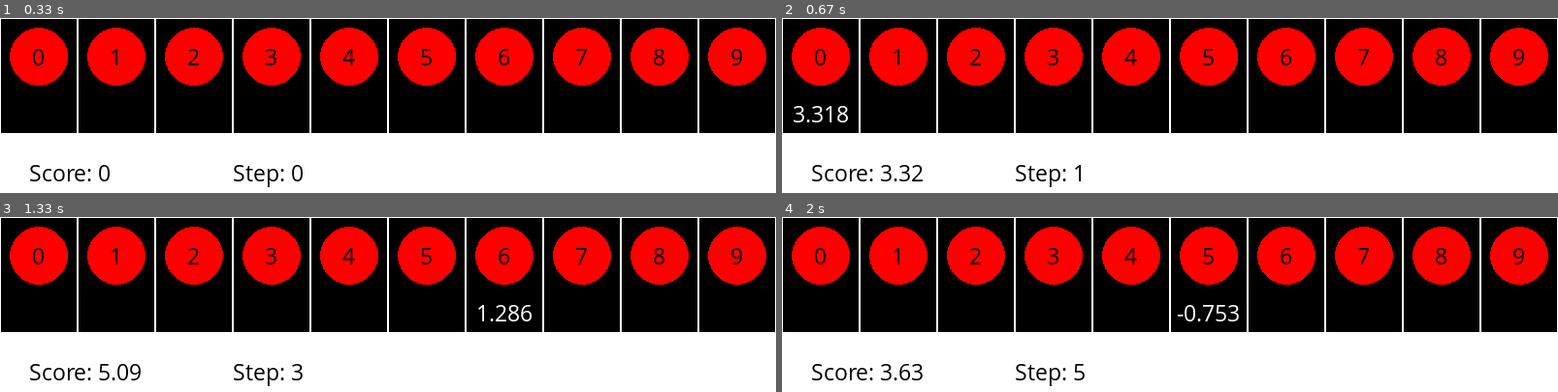
Above: before the commit, frames 1-4 (two rows, left to right).
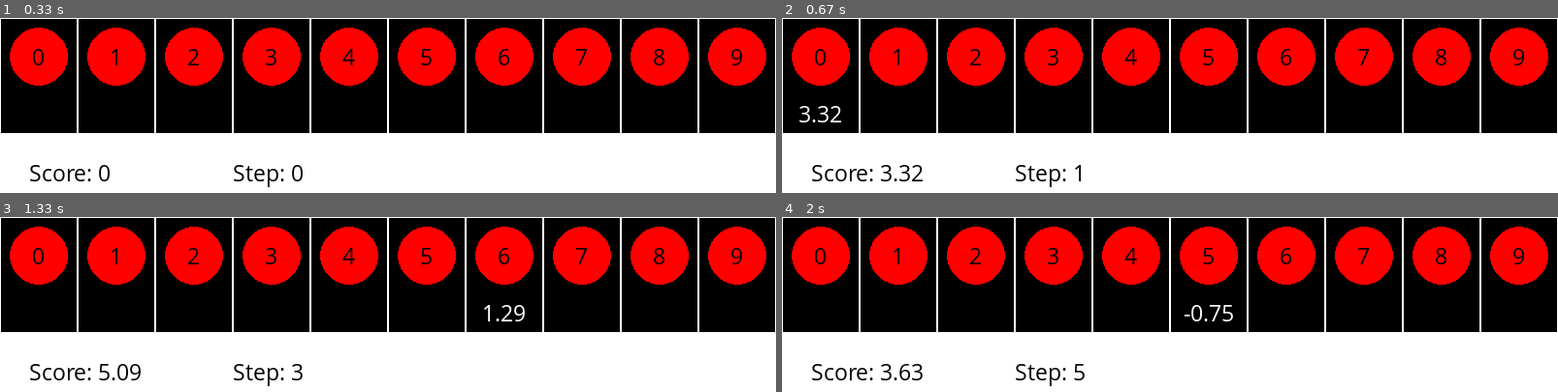
Above: after the commit, the same moments.

Repository: fiquinho/simple_rl_environments
Game: pygame game, started from k_armed_bandits/pygame_visualization.py
The game is run twice, just before and just after one commit, with the same random seed, the same clock (stepped at 60 frames per second) and the same inputs.
Inputs (mouse positions are in pixels of both pictures, inside the frame that each line leads up to):
- Up to frame 1 (0.33 s): no input
- Up to frame 2 (0.67 s): click (820, 56) at 0.38 s
- Up to frame 3 (1.33 s): click (116, 255) at 0.72 s; click (504, 246) at 1.05 s
- Up to frame 4 (2 s): click (968, 241) at 1.38 s; click (1185, 248) at 1.72 s

Frame 1 is identical in both runs. In frame 2, 0.4% of the frame differs, in the area x 1-9%, y 50-60%; in frame 3, 0.3%; in frame 4, 0.4%.

Commit message:
Changed round position

Diff:
--- a/k_armed_bandits/pygame_visualization.py
+++ b/k_armed_bandits/pygame_visualization.py
@@ -57,7 +57,7 @@
         self.rect = self.image.get_rect(topleft=(bandit_num * BANDITS_WIDTH + 1, BANDITS_WIDTH))
 
     def update_reward(self, value: float) -> None:
-        self.reward = str(round(value, 3))
+        self.reward = str(round(value, 2))
 
     def clear_reward(self) -> None:
         self.reward = ""
